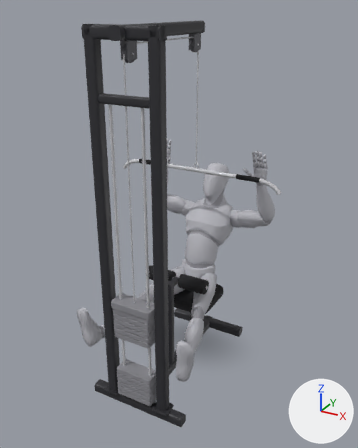
The glTF model app/src/main/assets/mannequins/lat_pulldown.glb: old version first, new version second.
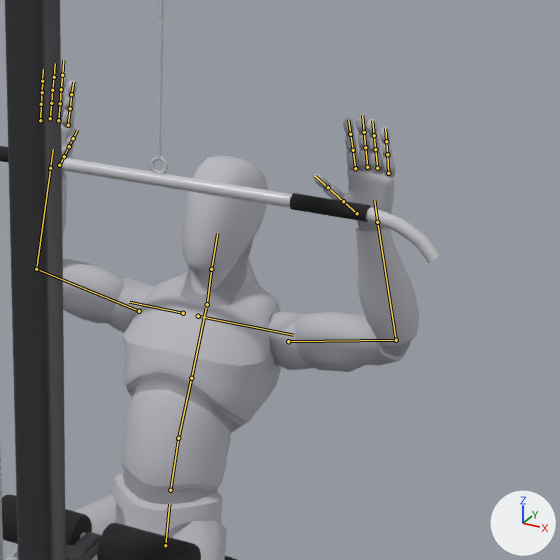
Each version appears first whole from a 50 mm lens placed at (1.48, -2.96, 2.47), pointed at (0.0, -0.27, 1.12), and next in a close-up on the part from 41% to 89% of the width and 26% to 64% of the height. Lighting does not change. The marker at lower right points along +X, +Y and +Z. The last two pictures show the newer version. Both versions are drawn at frame 9 of the action 'lowering'; the numbers are the values there. The bones that change, and the others that lie on the model, are drawn over the model as lines in the close-ups.

Names of what the first close-up shows: 'body', 'body_1', 'cable_2', 'cable_25', 'cable_26', 'cable_27', 'cable_handle_0', 'cable_handle_3', 'cable_handle_4' and 5 more.
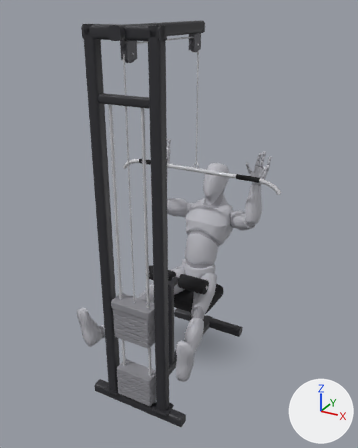
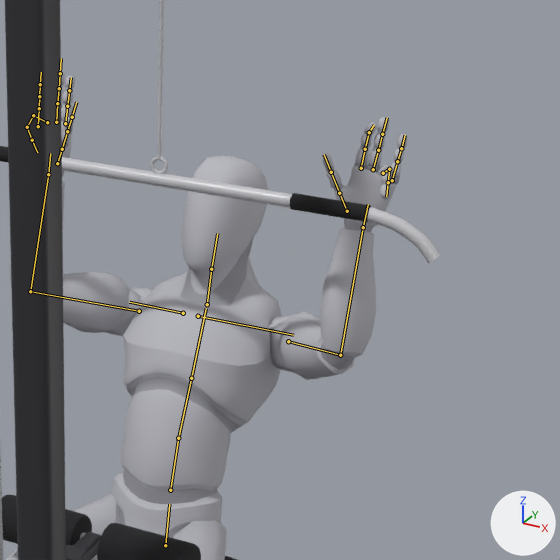
Location of each change, [x1, y1, x2, y2] in pixels of the close-ups (560 x 560 px):
'body', posed: before [6, 75, 419, 560]; after [6, 73, 408, 560]
'body_1', posed: before [61, 89, 411, 538]; after [61, 86, 405, 538]
bone 'upperarm_l', root to tip: before (288, 341) to (396, 340); after (288, 341) to (340, 355)
bone 'lowerarm_l', root to tip: before (396, 340) to (377, 222); after (340, 355) to (363, 227)
bone 'index_03_l', root to tip: before (350, 134) to (348, 120); after (369, 132) to (374, 125)
bone 'ring_01_l', root to tip: before (377, 168) to (375, 149); after (383, 173) to (389, 169)
bone 'ring_02_l', root to tip: before (375, 149) to (374, 135); after (389, 169) to (388, 182)
bone 'upperarm_r', root to tip: before (139, 311) to (36, 269); after (139, 311) to (30, 291)
bone 'lowerarm_r', root to tip: before (36, 269) to (50, 168); after (30, 291) to (48, 174)
bone 'ring_01_r', root to tip: before (50, 118) to (51, 103); after (47, 122) to (33, 115)
bone 'ring_02_r', root to tip: before (51, 103) to (52, 90); after (33, 115) to (27, 127)
bone 'ring_03_r', root to tip: before (52, 90) to (54, 77); after (27, 127) to (32, 140)

The change in detail:
Bone 'upperarm_l' (bone_upperarm_l) turns from (28, -60, -14) to (86, -43, -85) degrees about its own x, y and z.
Bone 'lowerarm_l' (bone_lowerarm_l) turns from (84, 1, 6) to (87, 3, 45) degrees about its own x, y and z.
Bone 'index_03_l' (bone_index_03_l) turns from (0, 0, 0) to (45, 13, -30) degrees about its own x, y and z.
Bone 'ring_01_l' (bone_ring_01_l) turns from (0, 0, 0) to (56, 20, -36) degrees about its own x, y and z.
Bone 'ring_02_l' (bone_ring_02_l) turns from (0, 0, 0) to (60, 22, -38) degrees about its own x, y and z.
Bone 'upperarm_r' (bone_upperarm_r) turns from (28, 60, 14) to (86, 43, 85) degrees about its own x, y and z.
Bone 'lowerarm_r' (bone_lowerarm_r) turns from (84, -1, -6) to (87, -3, -45) degrees about its own x, y and z.
Bone 'ring_01_r' (bone_ring_01_r) turns from (0, 0, 0) to (56, -20, 36) degrees about its own x, y and z.
Bone 'ring_02_r' (bone_ring_02_r) turns from (0, 0, 0) to (60, -22, 38) degrees about its own x, y and z.
Bone 'ring_03_r' (bone_ring_03_r) turns from (0, 0, 0) to (45, -13, 30) degrees about its own x, y and z.
